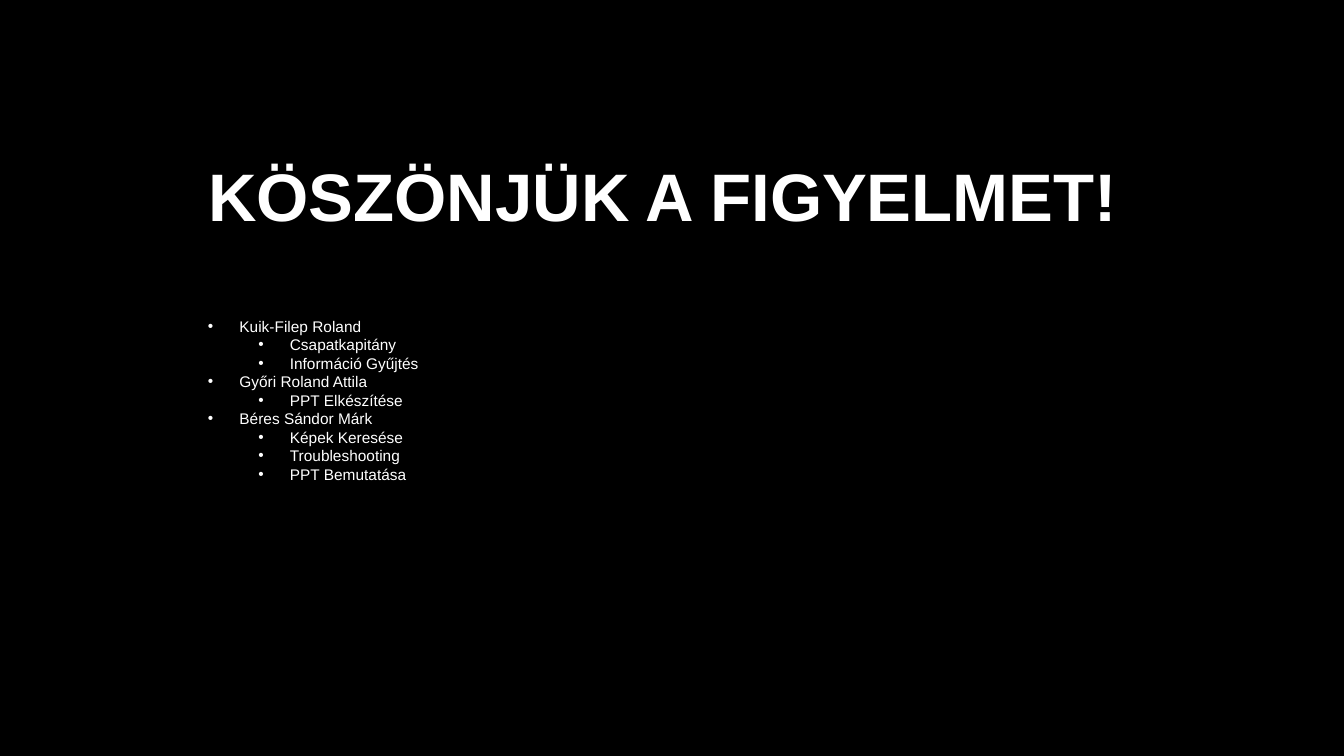
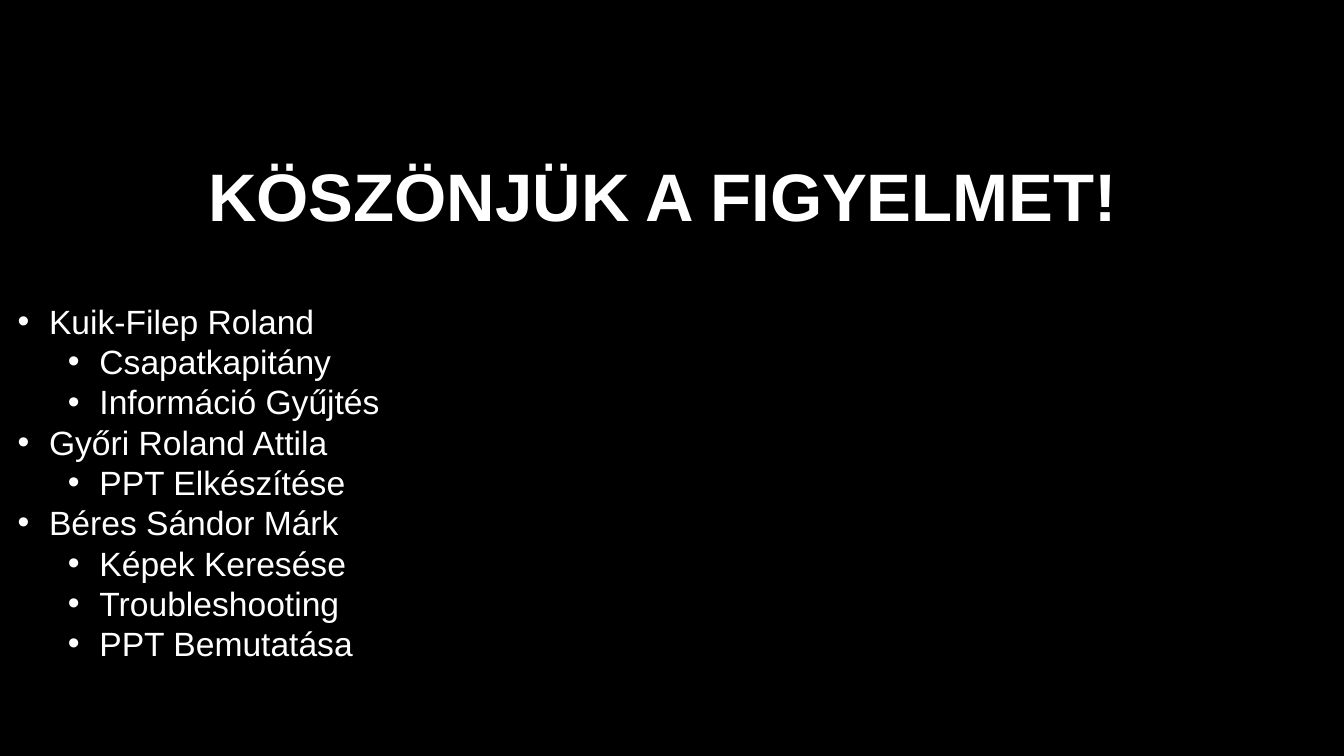
Before and after one commit to cobragaming453/IKT-Prezent-cio-Git-Hub-, a slide deck: slide 8 of IKT_GitHub_prezentácio_v4.pptx. Drawn at 1344x756 pixels with LibreOffice and Linux fonts; fonts in the diff are those of the drawing; background and template pictures are left out. Boxes give left, top, right and bottom in pixels: in the first picture for what was removed or moved away, otherwise in the second. Text is boxed around its words. In the diff, an @@ line names an element or a change of style, - is before the commit and + after.

```diff
--- a/IKT_GitHub_prezentácio_v4.pptx
+++ b/IKT_GitHub_prezentácio_v4.pptx
@@ text "Kuik-Filep Roland" moved from (x1=239, y1=321, x2=418, y2=480) to (x1=49, y1=309, x2=380, y2=657) @@
@@ text "Kuik-Filep Roland" at (x1=49, y1=309, x2=380, y2=657): size 11 to 24 pt @@
```
Also in this commit, not shown: 3 other slides changed, 2 slides added, 2 slides removed.
